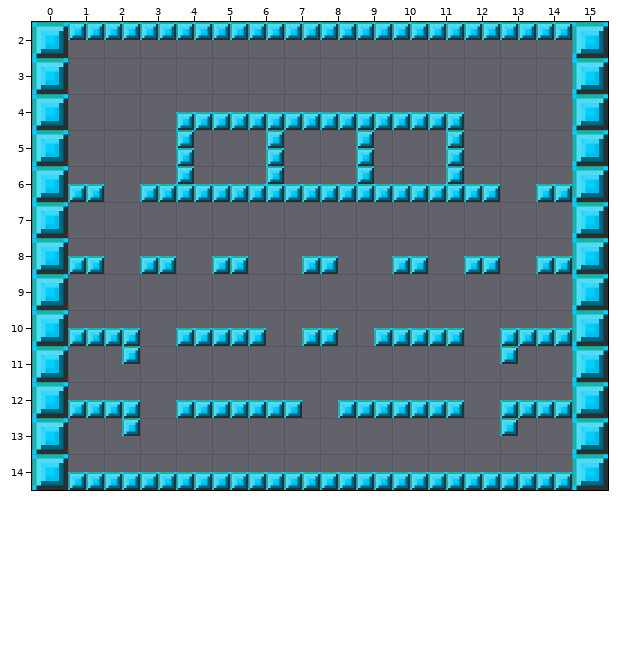
Tiled map, stored at Demo/assets/maps/51.tmx. Above: the version before the commit.
Cells are 64x64 px. Shown: x 0..15, y 2..14.
After the commit:
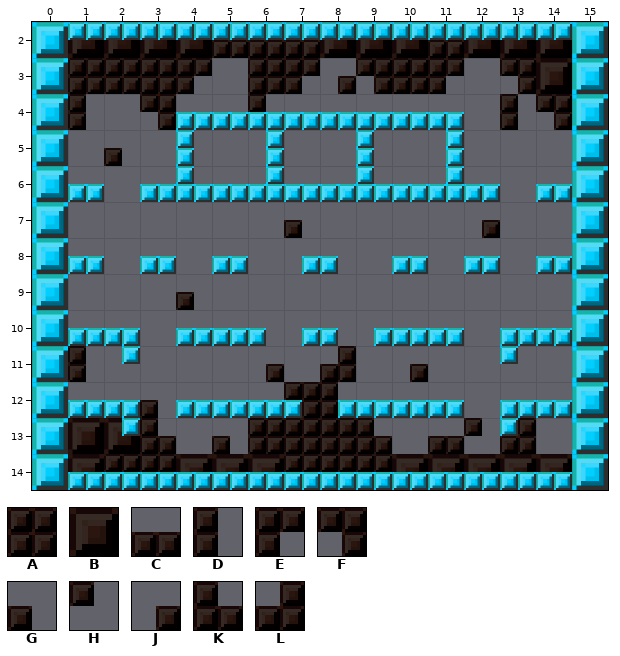
Key: from "block_background": A 28, B 29, C 31, D 32, E 34, F 35, G 36, H 37, J 39, K 40, L 41.
_ is an empty cell.
Tiles of an added or newly shown layer are drawn over the layers below it.
Change:
Layer "background" (added):
y 2: x 1..14 ______________ -> BBBBAAABBBABBB
y 3: x 1..4 ____ -> AAAE; x 6..11 ______ -> AEJFAE; x 13..14 __ -> FB
y 4: x 1 _ -> D; x 3 _ -> F; x 6 _ -> H; x 13..14 __ -> DF
y 5: x 2 _ -> G
y 7: x 7 _ -> G; x 12 _ -> J
y 9: x 4 _ -> G
y 11: x 1 _ -> D; x 6 _ -> J; x 8 _ -> L; x 10 _ -> J
y 12: x 3 _ -> G; x 7..8 __ -> AK
y 13: x 1..3 ___ -> BBK; x 5..9 _____ -> GAAAK; x 11..13 ___ -> CHA
y 14: x 1..14 ______________ -> BAABBBAAABBBBB
Changed places in both pictures, as pixel boxes (x1, y1, x2, y2):
added: (68, 40, 572, 166)
added: (284, 220, 302, 238)
added: (482, 220, 500, 238)
added: (176, 292, 194, 310)
added: (68, 346, 572, 472)
